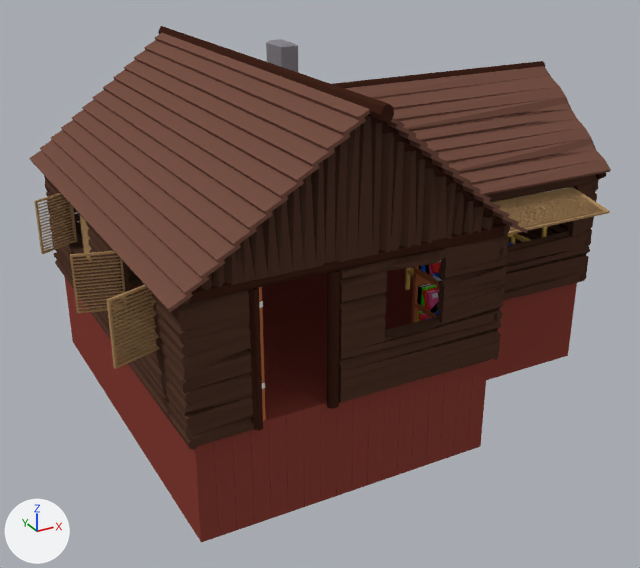
Before and after pictures for a commit that changed the Blender file Blender assets/Blender models/Buildings/Cabins assets/Cabin 2 (First camp 1).blend.
The view is the same before and after, from a 50 mm lens placed at (-8.41, -15.96, 7.65), pointed at (-0.24, -1.1, 0.22). The axes (+X, +Y, +Z) are drawn at lower left. The lights are the same throughout.

Names of what the first picture shows: 'Books', 'Bookshelf', 'Bunkbed', 'Cabin floor', 'Doors (base model)', 'Furnace', 'L roof', 'R doorframe', 'Table', 'Walls.001', 'Window shudder.000', 'Window shudder.001', 'Window shudder.002', 'Window shudder.003', 'Window shudder.006'.
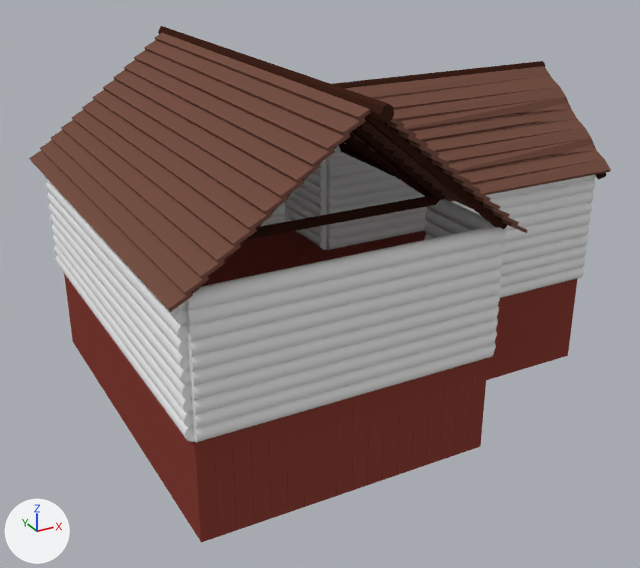
Where the newer file only moved an object's origin or applied its transform, the numbers keep the older frame.

What differs and where, as boxes [x1, y1, x2, y2] in the pictures (640 x 568 px):
'Walls.001', hidden (brown)
    before: [44, 116, 599, 449]
'Cylinder', added
    after: [185, 226, 504, 442]
'Cylinder.001', added
    after: [45, 177, 194, 442]
'Cylinder.007', added
    after: [452, 175, 596, 298]
'Cylinder.006', added
    after: [326, 143, 428, 250]
'Window shudder.006', hidden (brown)
    before: [492, 187, 610, 235]
'Window shudder.001', hidden (brown)
    before: [107, 285, 159, 369]
'Cylinder.004', added
    after: [284, 159, 326, 250]
'Cylinder.003', added
    after: [424, 199, 506, 351]
'R doorframe', deleted
    before: [327, 270, 340, 409]
'Window shudder.000', hidden (brown)
    before: [70, 251, 127, 314]
'Window shudder.003', hidden (brown)
    before: [34, 193, 77, 254]
'Furnace', deleted
    before: [266, 39, 298, 72]
'Books', deleted
    before: [417, 261, 442, 321]
'Bookshelf', deleted
    before: [411, 266, 440, 323]
'Doors (base model)', hidden
    before: [259, 287, 266, 421]
'Bunkbed', deleted
    before: [405, 193, 547, 290]
'Cylinder.002', added
    after: [259, 203, 286, 227]
'Table', deleted
    before: [75, 224, 143, 303]
'Window shudder.002', hidden
    before: [80, 215, 92, 261]

The change, as a diff of the scene's bpy script:
```diff
--- a/Blender assets/Blender models/Buildings/Cabins assets/Cabin 2 (First camp 1).blend.py
+++ b/Blender assets/Blender models/Buildings/Cabins assets/Cabin 2 (First camp 1).blend.py
@@ ob_bunkbed @@
-ob_bunkbed = bpy.data.objects.new('Bunkbed', me_cube_029)
@@ ob_furnace @@
-ob_furnace = bpy.data.objects.new('Furnace', me_cube_012)
@@ ob_walls_001 @@
 ob_walls_001.scale = (0.202, 0.2, 0.224)
+ob_walls_001.hide_set(True)
@@ ob_r_doorframe @@
-ob_r_doorframe = bpy.data.objects.new('R doorframe', me_cylinder_016)
@@ ob_table @@
-ob_table = bpy.data.objects.new('Table', me_cube_013)
@@ ob_window_shudder_000 @@
 ob_window_shudder_000.scale = (0.472, 0.43, 0.472)
+ob_window_shudder_000.hide_set(True)
@@ ob_window_shudder_001 @@
 ob_window_shudder_001.scale = (0.501, 0.456, 0.501)
+ob_window_shudder_001.hide_set(True)
@@ ob_window_shudder_002 @@
 ob_window_shudder_002.scale = (0.485, 0.441, 0.485)
+ob_window_shudder_002.hide_set(True)
@@ ob_window_shudder_003 @@
 ob_window_shudder_003.scale = (0.489, 0.445, 0.489)
+ob_window_shudder_003.hide_set(True)
@@ ob_window_shudder_006 @@
 ob_window_shudder_006.scale = (0.484, 1.38, 0.484)
+ob_window_shudder_006.hide_set(True)
@@ ob_doors__base_model @@
 ob_doors__base_model.scale = (0.498, 0.498, 0.498)
+ob_doors__base_model.hide_set(True)
@@ ob_bookshelf @@
-ob_bookshelf = bpy.data.objects.new('Bookshelf', me_cube_031)
@@ ob_books @@
-ob_books = bpy.data.objects.new('Books', me_cube_032)
@@ ob_cylinder_007 @@
+ob_cylinder_007 = bpy.data.objects.new('Cylinder.007', me_cylinder_007)  # a 32-sided cylinder along z spanning x -1.0..1.0, y -1.0..1.0, z -0.45..0.99; modifiers ARRAY
+ob_cylinder_007.location = (2.32, -3.09, 0.18)
+ob_cylinder_007.rotation_euler = (0.0, 1.571, 0.0)  # degrees (0, 90, 0)
+ob_cylinder_007.scale = (0.153, 0.153, 2.76)
@@ ob_cylinder_006 @@
+ob_cylinder_006 = bpy.data.objects.new('Cylinder.006', me_cylinder_007.copy())  # modifiers ARRAY
+ob_cylinder_006.location = (2.32, 0.97, 0.18)
+ob_cylinder_006.rotation_euler = (0.0, 1.571, 0.0)  # degrees (0, 90, 0)
+ob_cylinder_006.scale = (0.153, 0.153, 2.76)
@@ ob_cylinder_004 @@
+ob_cylinder_004 = bpy.data.objects.new('Cylinder.004', me_cylinder_004)  # 64 vertices, 34 faces; spans x -1.0..1.0, y -1.01..0.99, z -1.51..-0.78; modifiers ARRAY
+ob_cylinder_004.location = (1.07, 5.14, 0.18)
+ob_cylinder_004.rotation_euler = (-1.571, 1.571, 0.0)  # degrees (-90, 90, 0)
+ob_cylinder_004.scale = (0.153, 0.153, 2.76)
@@ ob_cylinder_003 @@
+ob_cylinder_003 = bpy.data.objects.new('Cylinder.003', me_cylinder_003)  # 64 vertices, 34 faces; spans x -1.0..1.0, y -1.01..0.99, z -1.51..-0.81; modifiers ARRAY
+ob_cylinder_003.location = (1.07, -0.86, 0.18)
+ob_cylinder_003.rotation_euler = (-1.571, 1.571, 0.0)  # degrees (-90, 90, 0)
+ob_cylinder_003.scale = (0.153, 0.153, 2.76)
@@ ob_cylinder_002 @@
+ob_cylinder_002 = bpy.data.objects.new('Cylinder.002', me_cylinder_002)  # a 32-sided cylinder along z spanning x -1.0..1.0, y -1.0..1.0, z -1.05..0.99; modifiers ARRAY
+ob_cylinder_002.location = (-1.68, 2.98, 0.18)
+ob_cylinder_002.rotation_euler = (0.0, 1.571, 0.0)  # degrees (0, 90, 0)
+ob_cylinder_002.scale = (0.153, 0.153, 2.76)
@@ ob_cylinder_001 @@
+ob_cylinder_001 = bpy.data.objects.new('Cylinder.001', me_cylinder_001)  # 64 vertices, 34 faces; spans x -1.0..1.0, y -1.0..1.05, z -1.51..1.39; modifiers ARRAY
+ob_cylinder_001.location = (-4.57, -0.86, 0.18)
+ob_cylinder_001.rotation_euler = (-1.571, 1.571, 0.0)  # degrees (-90, 90, 0)
+ob_cylinder_001.scale = (0.153, 0.153, 2.76)
@@ ob_cylinder @@
+ob_cylinder = bpy.data.objects.new('Cylinder', me_cylinder_002.copy())  # modifiers ARRAY
+ob_cylinder.location = (-1.68, -5.01, 0.18)
+ob_cylinder.rotation_euler = (0.0, 1.571, 0.0)  # degrees (0, 90, 0)
+ob_cylinder.scale = (0.153, 0.153, 2.76)
```
